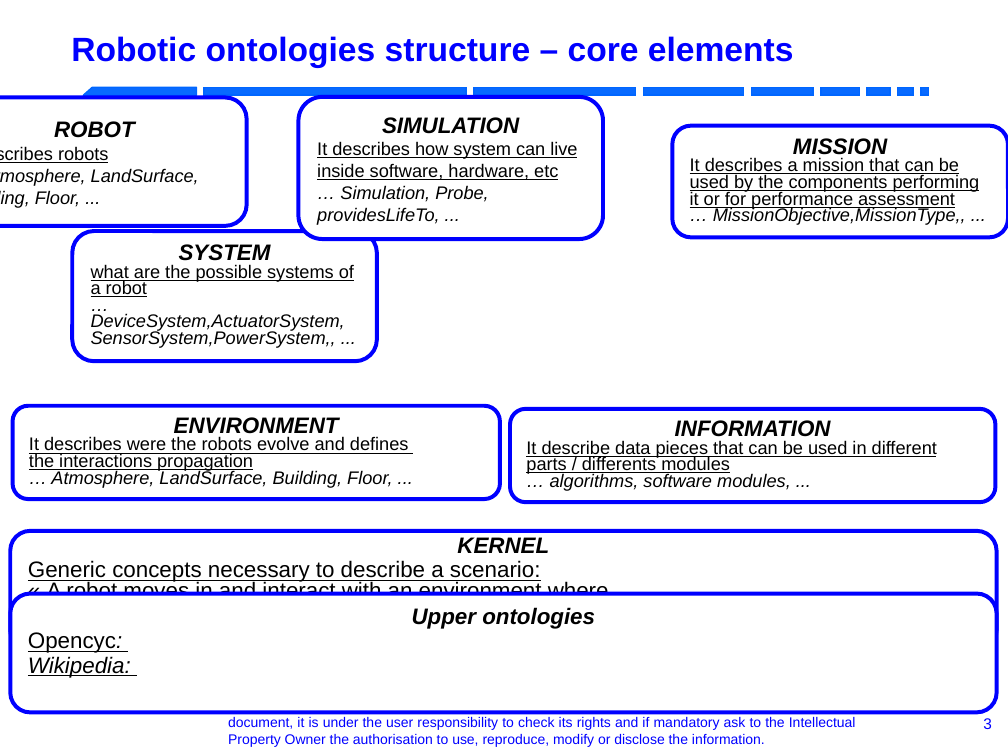
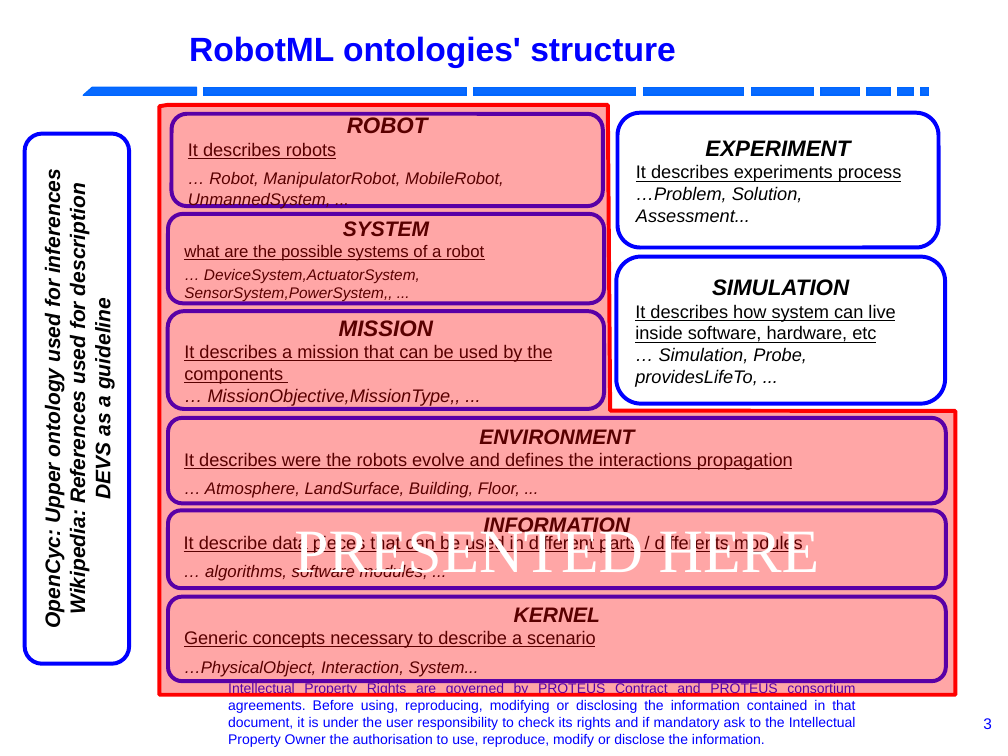
Before and after one commit to RobotML/RobotML, a slide deck: slide 3 of Ontologies/ORA/Meetings/20131103-IROS-Tokyo/R4.1.6-P5.9-ARoboticOntology.odp. Drawn at 1008x756 pixels with LibreOffice and Linux fonts; fonts in the diff are those of the drawing; background and template pictures are left out. Boxes give left, top, right and bottom in pixels: in the first picture for what was removed or moved away, otherwise in the second. Text is boxed around its words. In the diff, an @@ line names an element or a change of style, - is before the commit and + after.

```diff
--- a/Ontologies/ORA/Meetings/20131103-IROS-Tokyo/R4.1.6-P5.9-ARoboticOntology.odp
+++ b/Ontologies/ORA/Meetings/20131103-IROS-Tokyo/R4.1.6-P5.9-ARoboticOntology.odp
@@ title at bbox=[189, 36, 676, 68]: text changed @@
-Robotic ontologies structure – core elements
+RobotML ontologies' structure
@@ rounded rectangle removed at bbox=[0, 98, 247, 226] @@
-ROBOT
-It describes robots
-… Atmosphere, LandSurface, Building, Floor, ...
@@ freeform shape added at bbox=[159, 105, 956, 695], fill #FF0000 at 35% opacity, outline #FF0000 2.83 pt, 44 pt, text #FFFFFF @@
+PRESENTED HERE
@@ rounded rectangle added at bbox=[171, 114, 603, 207], fill #FFFFFF, outline #0000FF 2.83 pt, 12 pt, text #000000, italic @@
+ROBOT
+It describes robots
+… Robot, ManipulatorRobot, MobileRobot, UnmannedSystem, ...
@@ rounded rectangle added at bbox=[618, 113, 939, 248], fill #FFFFFF, outline #0000FF 2.83 pt, 13 pt, text #000000, italic @@
+EXPERIMENT
+It describes experiments process
+…Problem, Solution, Assessment...
@@ rounded rectangle added at bbox=[24, 134, 129, 664], fill #FFFFFF, outline #0000FF 2.83 pt, 15 pt, text #000000, bold, italic @@
+OpenCyc: Upper ontology used for inferences
+Wikipedia: References used for description
+DEVS as a guideline
@@ rounded rectangle "SYSTEM": place and size @@
-rounded rectangle "SYSTEM" at bbox=[73, 231, 377, 361]
+rounded rectangle "SYSTEM" at bbox=[168, 214, 605, 303]
@@ rounded rectangle "SYSTEM" at bbox=[168, 214, 605, 303]: size 16 to 15 pt in "SYSTEM"; size 13 to 12 pt in "what are the possible systems of a ..."; size 13 to 11 pt in "… DeviceSystem,ActuatorSystem, SensorSystem,PowerSystem,, .. ..."; line spacing 0.76 to 1; more space between paragraphs @@
@@ rounded rectangle "SIMULATION": place and size @@
-rounded rectangle "SIMULATION" at bbox=[298, 97, 603, 239]
+rounded rectangle "SIMULATION" at bbox=[616, 257, 944, 404]
@@ rounded rectangle "MISSION": place and size @@
-rounded rectangle "MISSION" at bbox=[672, 126, 1008, 238]
+rounded rectangle "MISSION" at bbox=[167, 311, 604, 409]
@@ text in rounded rectangle at bbox=[208, 320, 461, 406]: line spacing 0.76 to 1 @@
@@ text in rounded rectangle at bbox=[184, 345, 552, 384]: text changed @@
-It describes a mission that can be used by the components performing it or for performance assessment
+It describes a mission that can be used by the components
@@ rounded rectangle "ENVIRONMENT": place and size @@
-rounded rectangle "ENVIRONMENT" at bbox=[12, 406, 500, 500]
+rounded rectangle "ENVIRONMENT" at bbox=[168, 418, 947, 504]
@@ text in rounded rectangle at bbox=[205, 429, 634, 498]: size 16 to 15 pt in "ENVIRONMENT"; size 13 to 12 pt in "… Atmosphere, LandSurface, Building, Floor, ..."; line spacing 0.76 to 1; more space between paragraphs @@
@@ text in rounded rectangle at bbox=[184, 453, 793, 470]: text changed @@
-It describes were the robots evolve and defines
-the interactions propagation
+It describes were the robots evolve and defines the interactions propagation
@@ rounded rectangle "INFORMATION": place and size @@
-rounded rectangle "INFORMATION" at bbox=[510, 409, 996, 503]
+rounded rectangle "INFORMATION" at bbox=[168, 510, 947, 588]
@@ text in rounded rectangle at bbox=[205, 517, 630, 581]: size 16 to 15 pt in "INFORMATION"; size 13 to 12 pt in "… algorithms, software modules, ..."; line spacing 0.76 to 1; more space between paragraphs @@
@@ rounded rectangle removed at bbox=[10, 594, 997, 713] @@
-Upper ontologies
-Opencyc:
-Wikipedia:
@@ rounded rectangle "KERNEL": place and size @@
-rounded rectangle "KERNEL" at bbox=[10, 531, 997, 650]
+rounded rectangle "KERNEL" at bbox=[168, 597, 947, 681]
@@ text in rounded rectangle at bbox=[514, 607, 600, 622]: size 16 to 15 pt in "KERNEL"; line spacing 0.76 to 1 @@
@@ text in rounded rectangle at bbox=[184, 631, 596, 677]: text changed; size 16 to 13 pt @@
-Generic concepts necessary to describe a scenario:
-« A robot moves in and interact with an environment where
-physical objects evolve »
-… PhysicalObject, Interaction, System, EvolutionModel, ...
+Generic concepts necessary to describe a scenario
+…PhysicalObject, Interaction, System...
```
Also in this commit, not shown: 11 other slides changed, 15 slides added, 4 slides removed.
